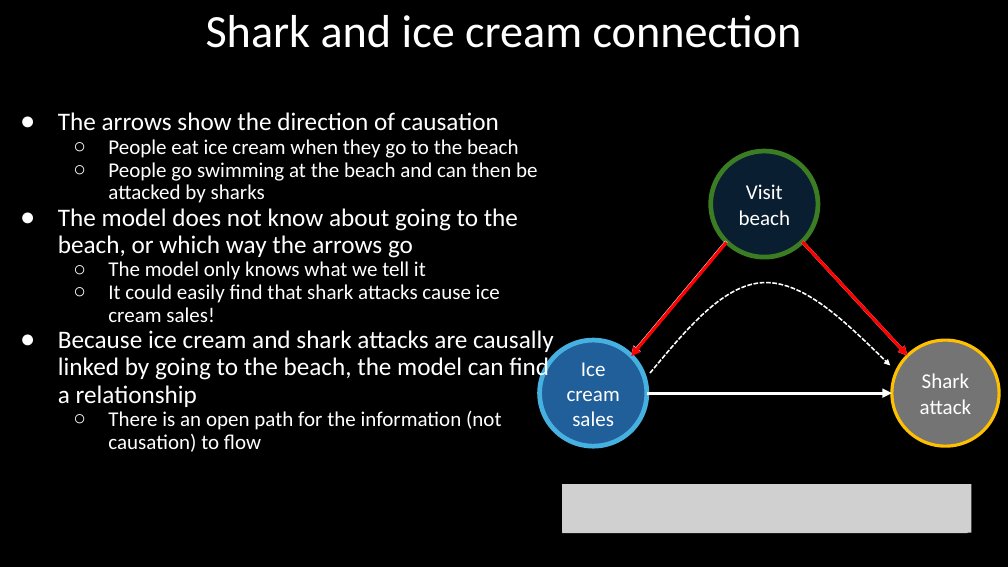
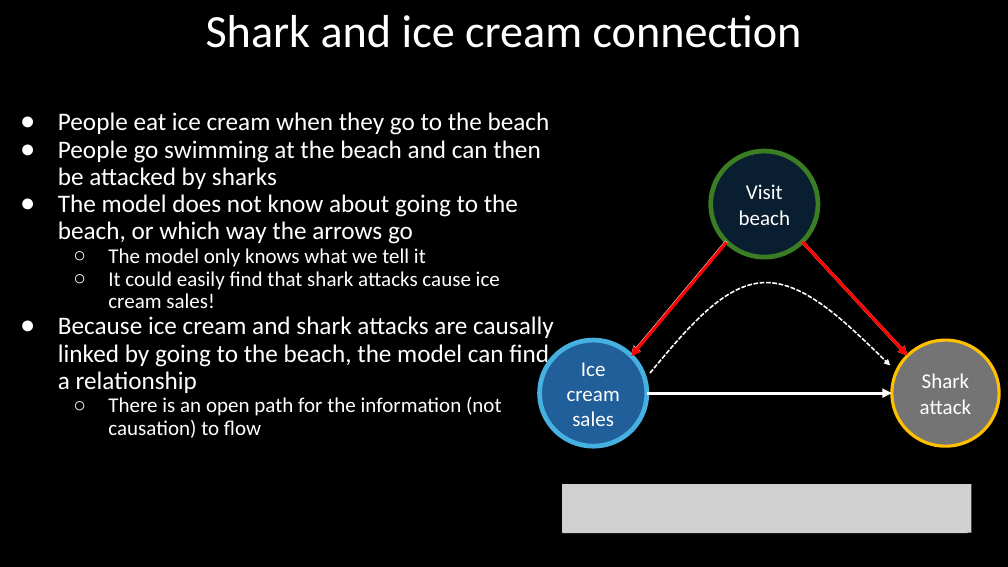
Before and after one commit to DeonRoos/stats-for-biologists, a slide deck: slide 7 of Lectures/Lecture 07.2 Confounding.pptx. Drawn at 1008x567 pixels with LibreOffice and Linux fonts; fonts in the diff are those of the drawing; grey boxes stand for pictures. Boxes give left, top, right and bottom in pixels: in the first picture for what was removed or moved away, otherwise in the second. Text is boxed around its words. In the diff, an @@ line names an element or a change of style, - is before the commit and + after.

```diff
--- a/Lectures/Lecture 07.2 Confounding.pptx
+++ b/Lectures/Lecture 07.2 Confounding.pptx
@@ text at bbox=[58, 112, 499, 131]: paragraph removed @@
-● The arrows show the direction of causation
@@ text at bbox=[58, 112, 550, 189]: size 20 to 24 pt in "People eat ice cream when they go ...", "People go swimming at the beach and ..."; bullet ○ to ●; list level 2 to 1 in "People eat ice cream when ..."; list level 2 to 1 in "People go swimming at the ..." @@
```
Also in this commit, not shown: 11 other slides changed, 8 slides added, 7 slides removed, 10 other files.
